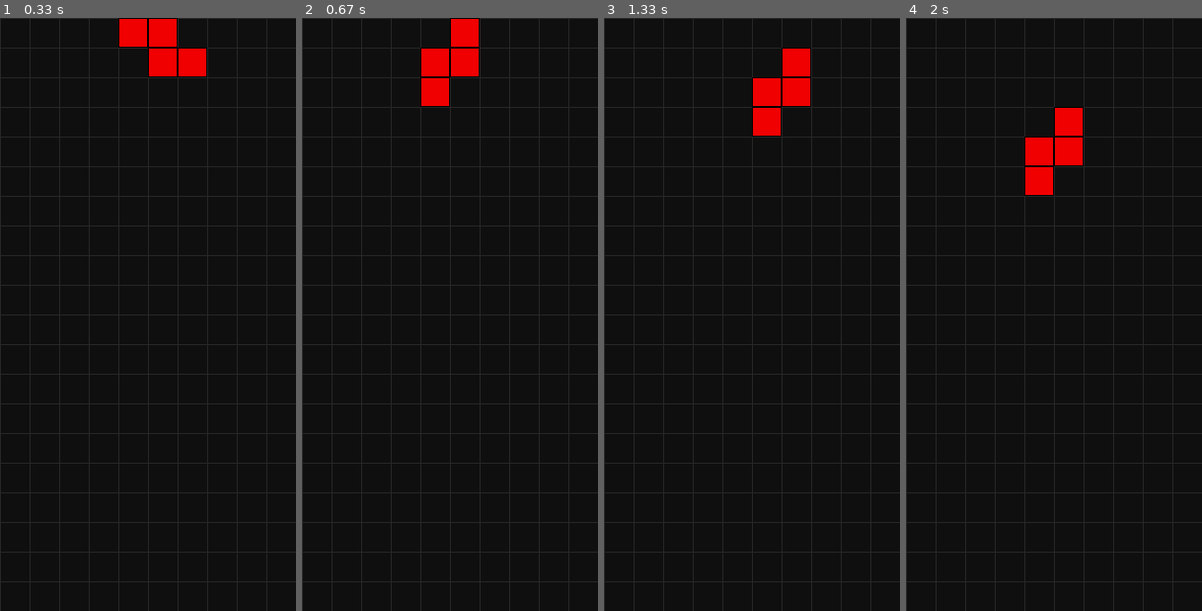
Above: before the commit, frames 1-4 (left to right).
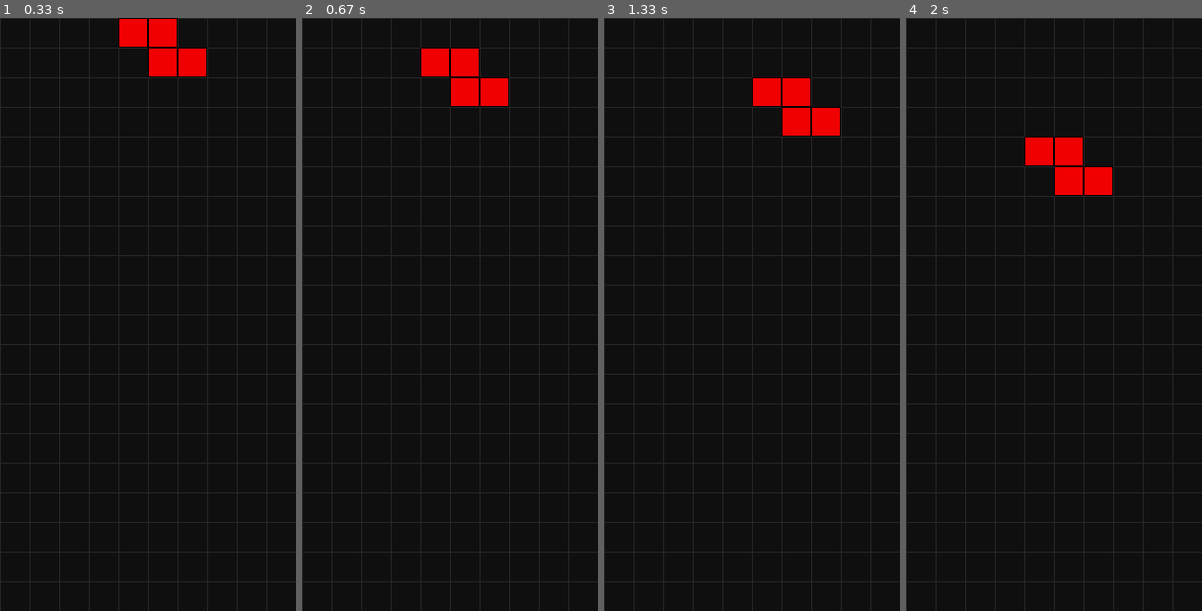
Above: after the commit, the same moments.

Repository: theKHutDeveloper/pygame_arcade_games
Game: pygame game, started from tetris/main.py
The game is run twice, just before and just after one commit, with the same random seed, the same clock (stepped at 60 frames per second) and the same inputs.
Inputs:
- Up to frame 1 (0.33 s): no input
- Up to frame 2 (0.67 s): hold Up from 0.33 s (still down)
- Up to frame 3 (1.33 s): release Up at 0.8 s; hold Right from 0.83 s (still down)
- Up to frame 4 (2 s): release Right at 1.47 s; hold Down 1.5-1.87 s; hold Left from 1.9 s (still down)

Frame 1 is identical in both runs. In frame 2, 1.9% of the frame differs, in the area x 40-70%, y 0-15%; in frame 3, 1.9%; in frame 4, 1.9%.

Commit message:
Add movement and rotation collision validation
- Prevent active pieces from moving outside board boundaries
- Prevent movement through existing blocks
- Validate rotation positions before applying
- Add helper to compute occupied board cells

This improves gameplay by enforcing valid movement rules.

Diff:
--- a/tetris/systems.py
+++ b/tetris/systems.py
@@ -119,12 +119,34 @@
 
     def move(self, world, dx=0, dy=0):
         """
-        Move all blocks belonging to the active piece.
-        """
-
-        for entity, (pos, active, falling) in world.get_entities_with(
-            GridPosition, ActivePiece, Falling
-        ):
+        Move all blocks belonging to the active piece if the movement is valid.
+        """
+        active_blocks = list(
+            world.get_entities_with(GridPosition, ActivePiece, Falling)
+        )
+
+        if not active_blocks:
+            return
+
+        active_entities = {entity for entity, _ in active_blocks}
+        occupied = self.get_occupied_cells(world, active_entities)
+
+        # check if move is valid
+        for entity, (pos, active, falling) in active_blocks:
+            new_x = pos.x + dx
+            new_y = pos.y + dy
+
+            if new_x < 0 or new_x >= GRID_WIDTH:
+                return
+
+            if new_y < 0 or new_y >= GRID_HEIGHT:
+                return
+
+            if (new_x, new_y) in occupied:
+                return
+
+        # apply movement
+        for entity, (pos, active, falling) in active_blocks:
             pos.x += dx
             pos.y += dy
 
@@ -142,7 +164,7 @@
         if not active_blocks:
             return
 
-        # Use the first block as the pivot
+        # Use first block as pivot
         pivot_entity, (pivot_pos, active, falling, rotation, piece_type) = (
             active_blocks[0]
         )
@@ -156,14 +178,48 @@
         pivot_x = pivot_pos.x
         pivot_y = pivot_pos.y
 
-        # Update positions of all blocks
+        active_entities = {entity for entity, _ in active_blocks}
+        occupied = self.get_occupied_cells(world, active_entities)
+
+        new_positions = []
+
         for i, (entity, (pos, active, falling, rot, ptype)) in enumerate(active_blocks):
             dx, dy = offsets[i]
 
-            pos.x = pivot_x + dx
-            pos.y = pivot_y + dy
-
+            new_x = pivot_x + dx
+            new_y = pivot_y + dy
+
+            if new_x < 0 or new_x >= GRID_WIDTH:
+                return
+
+            if new_y < 0 or new_y >= GRID_HEIGHT:
+                return
+
+            if (new_x, new_y) in occupied:
+                return
+
+            new_positions.append((pos, new_x, new_y))
+
+        # Apply rotation
+        for pos, new_x, new_y in new_positions:
+            pos.x = new_x
+            pos.y = new_y
+
+        # Update rotation state
+        for entity, (pos, active, falling, rot, ptype) in active_blocks:
             rot.value = next_rotation
+
+    def get_occupied_cells(self, world, active_entities):
+        """
+        Return occupied board cells excluding the active piece
+        """
+        occupied = set()
+
+        for entity, (block, pos) in world.get_entities_with(Block, GridPosition):
+            if entity not in active_entities:
+                occupied.add((pos.x, pos.y))
+
+        return occupied
 
 
 class CollisionSystem(System):
